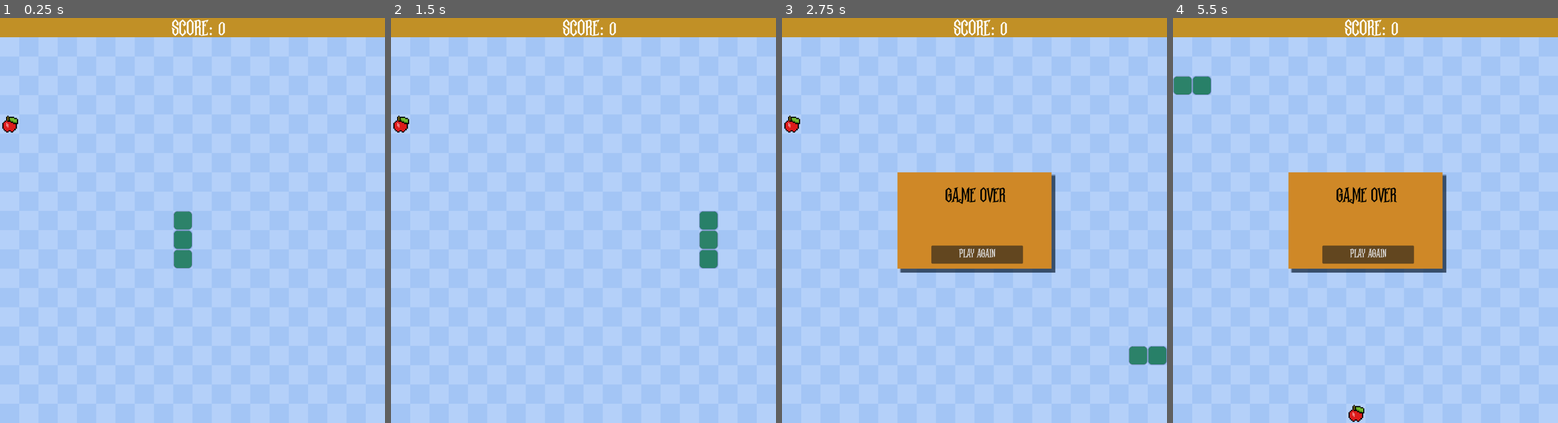
Above: before the commit, frames 1-4 (left to right).
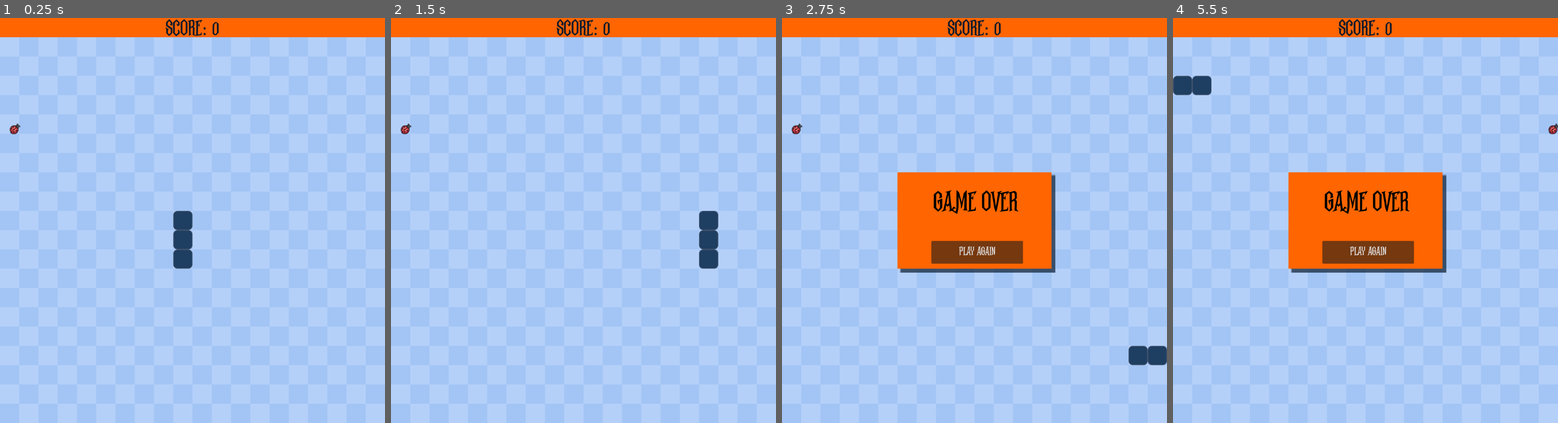
Above: after the commit, the same moments.

Repository: jardulino/snake
Game: Godot game, scene res://scenes/main.tscn
Two runs of this game, one before a commit and one after it. Both use one fixed random seed, a clock stepped at 60 frames per second and the inputs below.
Inputs:
- Up to frame 1 (0.25 s): no input
- Up to frame 2 (1.5 s): tap Enter at 0.5 s; hold D (move_right) 0.53-1.28 s; hold S (move_down) from 1.28 s (still down)
- Up to frame 3 (2.75 s): release S (move_down) at 2.03 s; hold D (move_right) from 2.03 s (still down)
- Up to frame 4 (5.5 s): release D (move_right) at 2.75 s; click "PLAY AGAIN" at 2.75 s; tap Space at 3.5 s; hold W (move_up) 3.53-4.28 s; hold A (move_left) from 4.28 s (still down)

The runs differ from the first frame. In frame 1, 5.6% of the frame differs, in the area x 0-100%, y 0-62%; in frame 2, 5.6%; in frame 3, 14%; in frame 4, 14%, in the area x 0-100%, y 0-100%.

Commit message:
UPDATE: Theme and random food sprite

Diff:
--- a/scenes/game_over_menu.tscn
+++ b/scenes/game_over_menu.tscn
@@ -4,7 +4,7 @@
 [ext_resource type="FontFile" uid="uid://d1qhkursqkeh8" path="res://MidnightMinutes_DEMO.otf" id="2_dfcyu"]
 
 [sub_resource type="StyleBoxFlat" id="StyleBoxFlat_oi5k0"]
-bg_color = Color(0.81221, 0.532321, 0.151649, 1)
+bg_color = Color(1, 0.396078, 0, 1)
 shadow_color = Color(0, 0.0789408, 0.167557, 0.6)
 shadow_size = 5
 shadow_offset = Vector2(10, 10)
@@ -36,9 +36,9 @@
 anchor_right = 0.5
 anchor_bottom = 0.5
 offset_left = 369.0
-offset_top = 430.0
+offset_top = 445.0
 offset_right = 636.0
-offset_bottom = 500.0
+offset_bottom = 522.0
 grow_horizontal = 2
 grow_vertical = 2
 theme_override_colors/font_color = Color(0, 0, 0, 1)
@@ -46,14 +46,14 @@
 theme_override_constants/shadow_offset_x = 1
 theme_override_constants/shadow_offset_y = 1
 theme_override_fonts/font = ExtResource("2_dfcyu")
-theme_override_font_sizes/font_size = 40
+theme_override_font_sizes/font_size = 56
 text = "GAME OVER"
 horizontal_alignment = 1
 vertical_alignment = 1
 
 [node name="RestartButton" type="Button" parent="."]
 offset_left = 388.0
-offset_top = 590.0
+offset_top = 578.0
 offset_right = 626.0
 offset_bottom = 637.0
 size_flags_vertical = 4
--- a/scenes/hud.tscn
+++ b/scenes/hud.tscn
@@ -3,7 +3,7 @@
 [ext_resource type="FontFile" uid="uid://d1qhkursqkeh8" path="res://MidnightMinutes_DEMO.otf" id="1_fhwt1"]
 
 [sub_resource type="StyleBoxFlat" id="StyleBoxFlat_pvwvw"]
-bg_color = Color(0.756313, 0.564518, 0.148953, 1)
+bg_color = Color(1, 0.396078, 0, 1)
 
 [sub_resource type="Theme" id="Theme_hmu4s"]
 default_font_size = 25
@@ -21,12 +21,14 @@
 anchors_preset = 5
 anchor_left = 0.5
 anchor_right = 0.5
-offset_left = -54.0
+offset_left = -498.0
 offset_top = 2.0
-offset_right = 117.0
+offset_right = 499.0
 offset_bottom = 62.0
 grow_horizontal = 2
 theme = SubResource("Theme_hmu4s")
+theme_override_colors/font_color = Color(0.0431373, 0.0980392, 0.172549, 1)
 theme_override_fonts/font = ExtResource("1_fhwt1")
 theme_override_font_sizes/font_size = 44
 text = "SCORE: 0"
+horizontal_alignment = 1
--- a/scenes/main.gd
+++ b/scenes/main.gd
@@ -11,6 +11,7 @@
 var cell_size: int = 50
 
 #food
+var food: Sprite2D
 var food_position: Vector2
 var regenerate_food: bool = true
 
@@ -115,13 +116,24 @@
 			end_game()
 
 func move_food():
+	if food:
+		food.hide()
 	while regenerate_food:
 		regenerate_food = false
 		food_position = Vector2(randi_range(0, cells - 1), randi_range(0, cells - 1))
 		for i in snake_data:
 			if food_position == i:
 				regenerate_food = true
-	$Food.position = (food_position * cell_size) + Vector2(0, cell_size)
+
+	var random = randi_range(0, 1)
+	food = $Food
+	if random == 1:
+		food = $FoodBug
+	if random == 0:
+		food = $Food
+
+	food.position = (food_position * cell_size) + Vector2(0, cell_size)
+	food.show()
 	regenerate_food = true
 
 func check_food_eaten():
--- a/scenes/main.tscn
+++ b/scenes/main.tscn
@@ -1,10 +1,11 @@
-[gd_scene load_steps=7 format=3 uid="uid://cnvlmevvuwycb"]
+[gd_scene load_steps=8 format=3 uid="uid://cnvlmevvuwycb"]
 
 [ext_resource type="Script" path="res://scenes/main.gd" id="1_pxlsh"]
 [ext_resource type="Texture2D" uid="uid://ctmgl2xjuohuh" path="res://assets/bg.png" id="2_j88ra"]
 [ext_resource type="PackedScene" uid="uid://0gbqdkvljvak" path="res://scenes/snake_segment.tscn" id="2_oqpj8"]
 [ext_resource type="PackedScene" uid="uid://cycjlldpvqimk" path="res://scenes/hud.tscn" id="3_jh3s0"]
 [ext_resource type="Texture2D" uid="uid://8yora0bf5pfq" path="res://assets/apple.png" id="5_kr0u1"]
+[ext_resource type="Texture2D" uid="uid://cteluyg1vlqnh" path="res://assets/ItemsInsectA.png" id="6_50l8i"]
 [ext_resource type="PackedScene" uid="uid://cpgmnkgknbaw6" path="res://scenes/game_over_menu.tscn" id="6_572vi"]
 
 [node name="Main" type="Node"]
@@ -21,11 +22,22 @@
 wait_time = 0.1
 
 [node name="Food" type="Sprite2D" parent="."]
+visible = false
+position = Vector2(0, 51)
 texture = ExtResource("5_kr0u1")
 offset = Vector2(25, 25)
 
+[node name="FoodBug" type="Sprite2D" parent="."]
+position = Vector2(-13, 137)
+scale = Vector2(1.5, 1.5)
+texture = ExtResource("6_50l8i")
+offset = Vector2(25, 25)
+region_enabled = true
+region_rect = Rect2(64, 0, 32, 32)
+
 [node name="GameOverMenu" parent="." instance=ExtResource("6_572vi")]
 process_mode = 2
+z_index = 1
 
 [connection signal="timeout" from="MoveTimer" to="." method="_on_move_timer_timeout"]
 [connection signal="restart" from="GameOverMenu" to="." method="_on_game_over_menu_restart"]
--- a/scenes/snake_segment.tscn
+++ b/scenes/snake_segment.tscn
@@ -1,12 +1,12 @@
 [gd_scene load_steps=2 format=3 uid="uid://0gbqdkvljvak"]
 
 [sub_resource type="StyleBoxFlat" id="StyleBoxFlat_mcwpa"]
-bg_color = Color(0.0341063, 0.433076, 0.267941, 0.796078)
+bg_color = Color(0.117647, 0.243137, 0.384314, 1)
 border_width_left = 2
 border_width_top = 2
 border_width_right = 2
 border_width_bottom = 2
-border_color = Color(0.282353, 0.32549, 0.568627, 0.388235)
+border_color = Color(0.0431373, 0.0980392, 0.172549, 0.686275)
 corner_radius_top_left = 10
 corner_radius_top_right = 10
 corner_radius_bottom_right = 10
